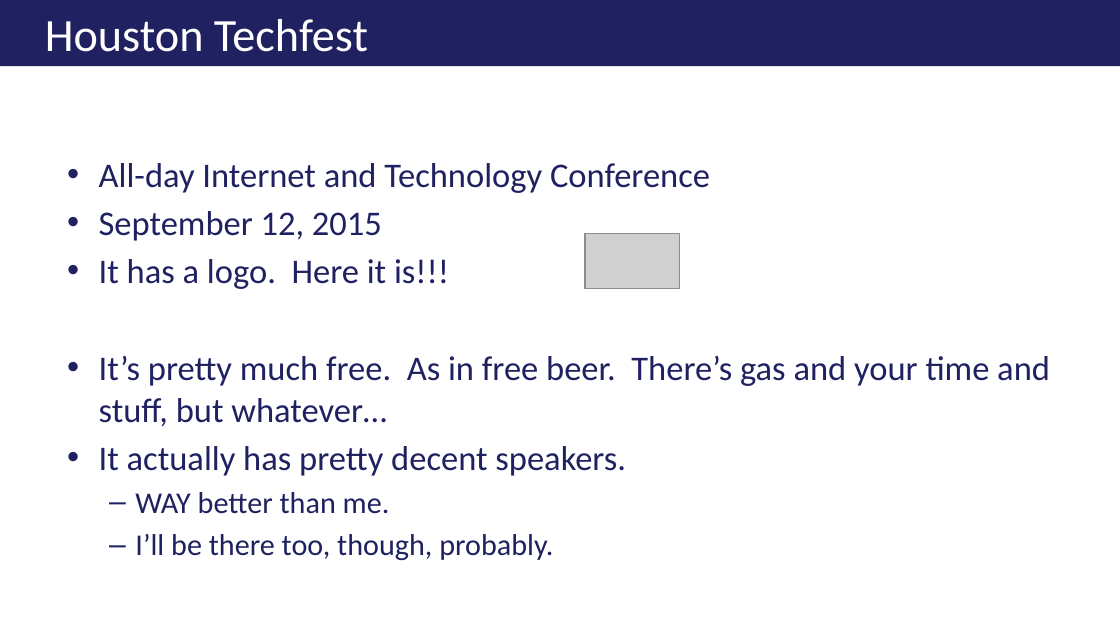
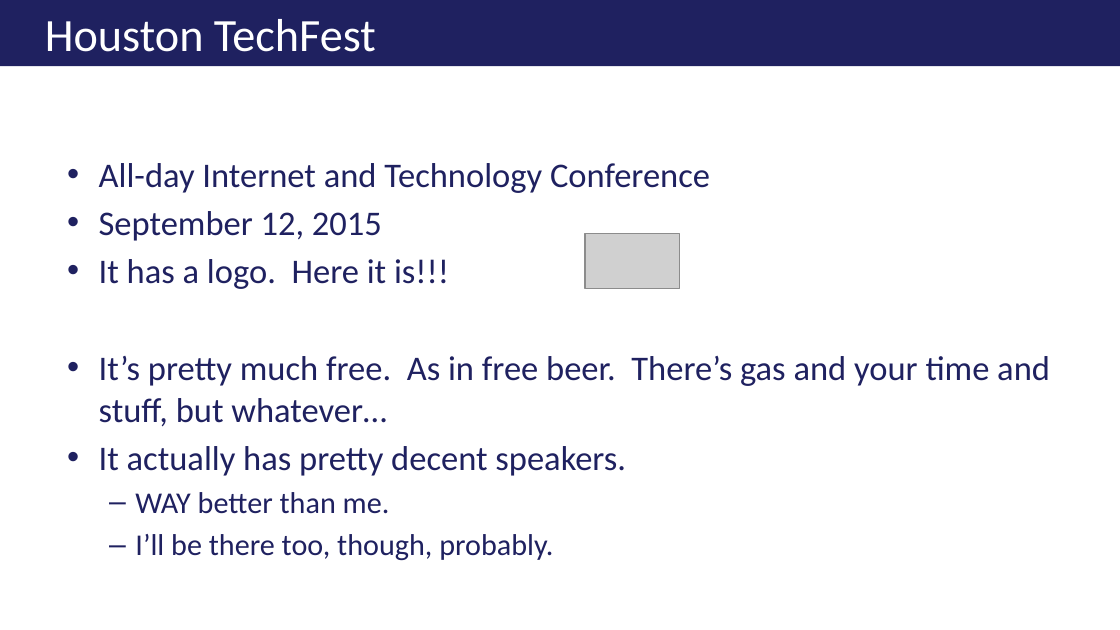
Before and after one commit to ericburcham/THasyINKnc, a slide deck: slide 5 of Presentation/THasINKync.pptx. Drawn at 1120x630 pixels with LibreOffice and Linux fonts; fonts in the diff are those of the drawing; grey boxes stand for pictures; background and template pictures are left out. Boxes give left, top, right and bottom in pixels: in the first picture for what was removed or moved away, otherwise in the second. Text is boxed around its words. In the diff, an @@ line names an element or a change of style, - is before the commit and + after.

```diff
--- a/Presentation/THasINKync.pptx
+++ b/Presentation/THasINKync.pptx
@@ title at (45, 19, 376, 52): text changed @@
-Houston Techfest
+Houston TechFest
```
Also in this commit, not shown: 3 other slides changed, 11 slides added, 1 other file.
